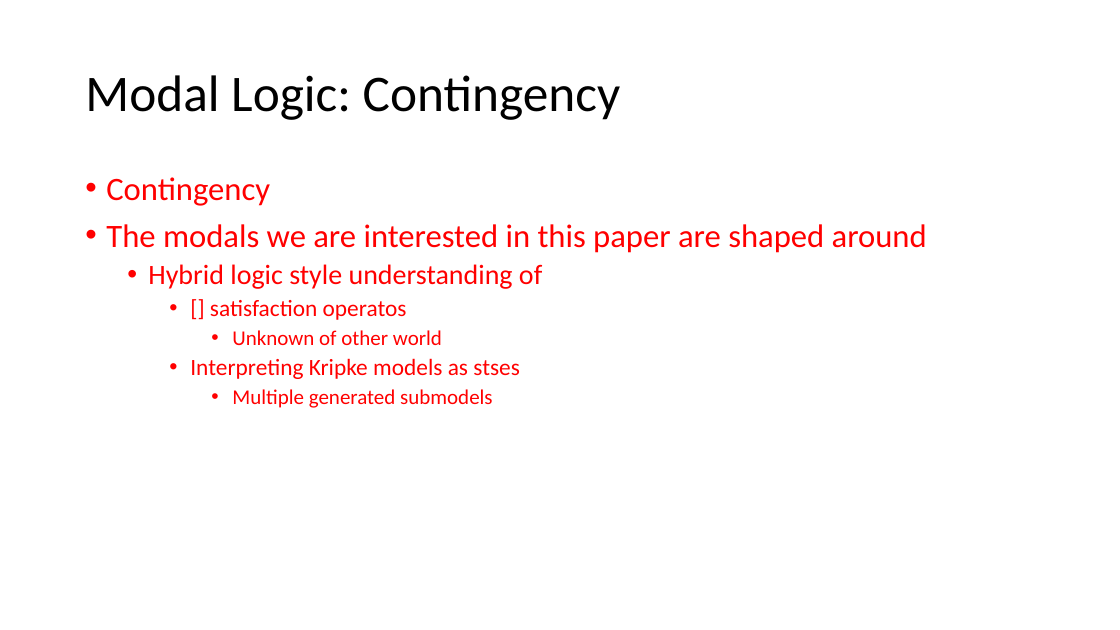
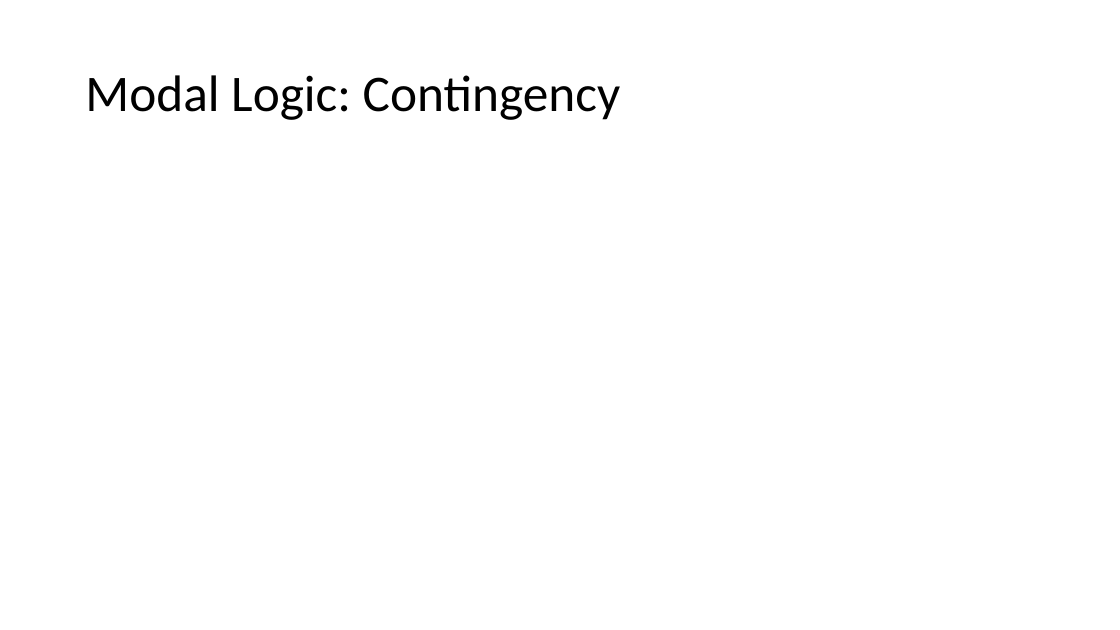
Before and after one commit to Contingent-Systems/modal_abstractions_presentations, a slide deck: slide 10 of thesis_proposal/proposal.pptx (slide 11 before the commit). Drawn at 1120x630 pixels with LibreOffice and Linux fonts; fonts in the diff are those of the drawing. Boxes give left, top, right and bottom in pixels: in the first picture for what was removed or moved away, otherwise in the second. Text is boxed around its words. In the diff, an @@ line names an element or a change of style, - is before the commit and + after.

```diff
--- a/thesis_proposal/proposal.pptx
+++ b/thesis_proposal/proposal.pptx
@@ text removed at box(106, 177, 927, 408) @@
-• Contingency
-• The modals we are interested in this paper are shaped around
-  • Hybrid logic style understanding of
-    • [] satisfaction operatos
-      • Unknown of other world
-    • Interpreting Kripke models as stses
-      • Multiple generated submodels
```
Also in this commit, not shown: 8 other slides changed.
